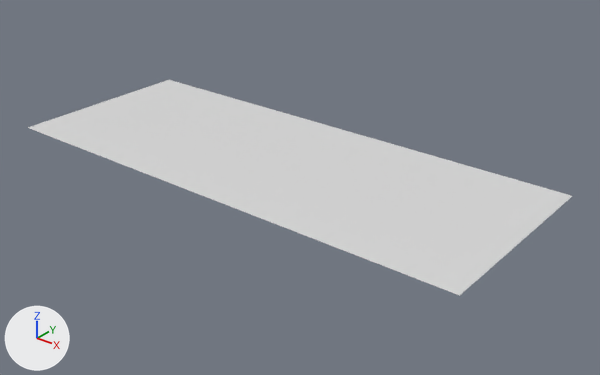
One commit to the Blender file blender/road.blend: the scene before it, then after it.
Camera for both pictures: a camera (50 mm lens) standing at (9.44, -11.03, 6.42) and looking at (0.52, 0.13, -0.49). The lights are fixed; the arrows at lower left show +X, +Y and +Z.

Names of what the first picture shows: 'road-col'.
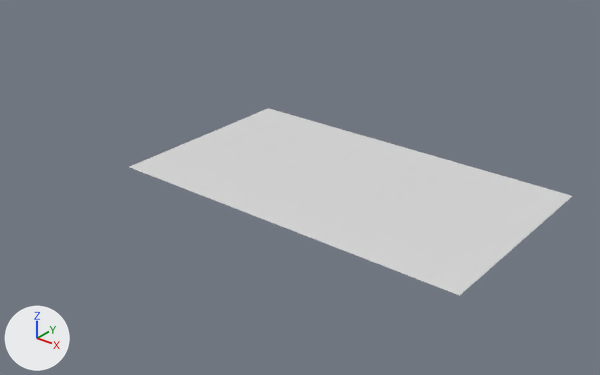
The newer file is also rescaled (x1.455), turned or shifted as a whole; pictures and numbers use the older file's frame.

Diff of the bpy script that builds the scene:
```diff
--- a/blender/road.blend.py
+++ b/blender/road.blend.py
@@ me_road_col @@
 # used by ob_road_col; location = (0.0, 0.0, 0.0); scale = (2.0, 2.0, 2.0)
-me_road_col.from_pydata(...)  # 16 vertices, 4 faces; spans x -2.53..2.53, y -0.99..1.01, z 0.0
+me_road_col.from_pydata(...)  # 37 vertices, 18 faces; spans x -0.95..2.53, y -0.99..1.01, z 0.0
+# me_road_col part 1
+# 8 vertices are removed from x -2.53, y -0.99..1.01, z 0.0
+# 3 faces are deleted
+# 24 vertices are added at x -0.95..2.53, y -0.99..1.01, z 0.0
+# 5 new vertices lie (-3.48, 0.0, 0.0) away from vertices in x 2.53, y -0.99..1.01, z 0.0
+# 17 new faces join them
 me_road_col.materials.append(mat_material_001)
```

Pixel boxes [x1, y1, x2, y2] of what changed, in the pictures (600 x 375 px):
'road-col', reshaped (19% narrower, 13% shorter): before [28, 80, 572, 296]; after [130, 108, 572, 296]
